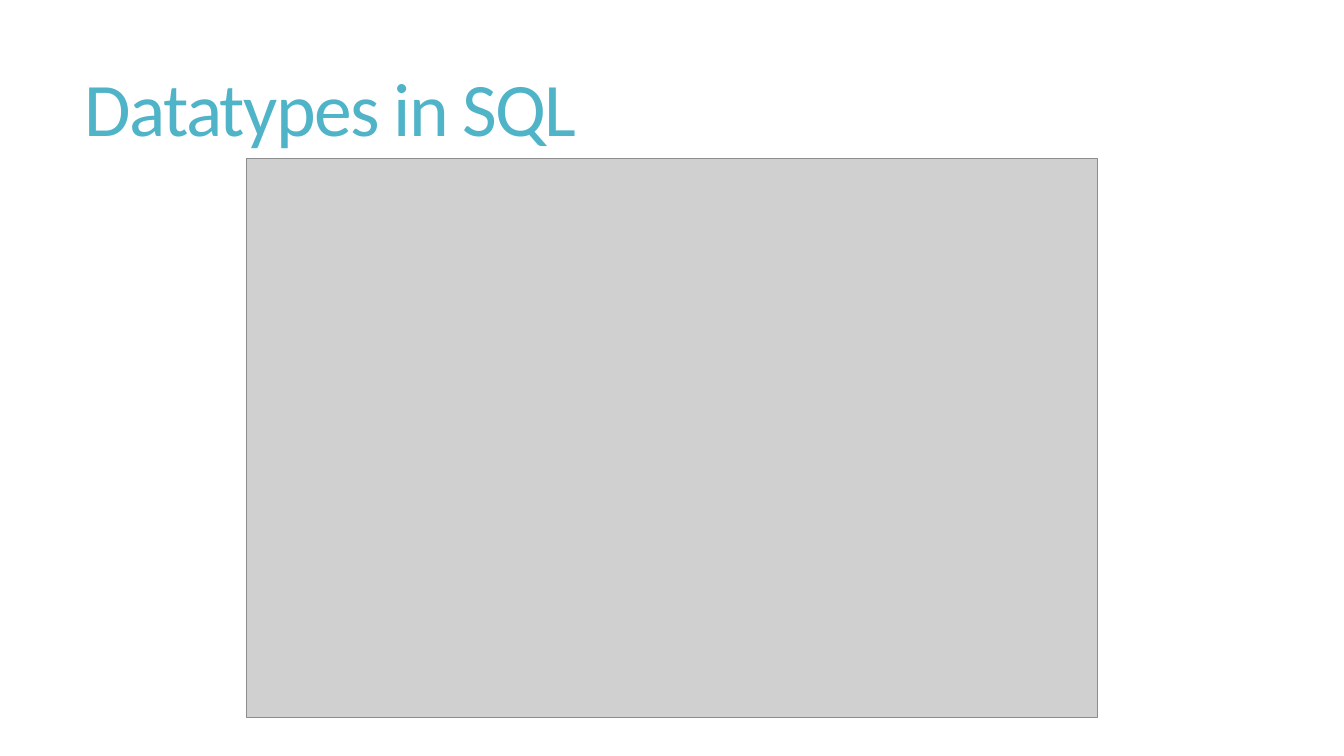
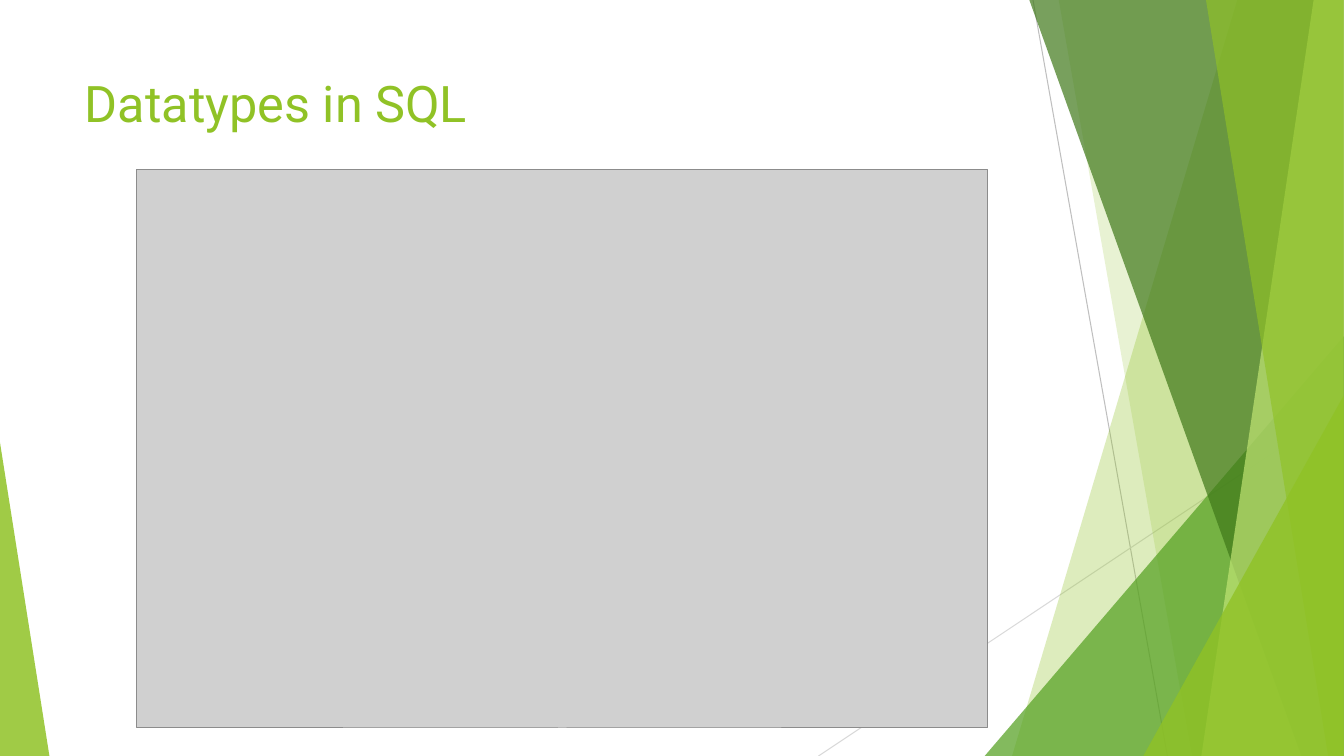
Before and after one commit to ubaid-shah/SQL-repository, a slide deck: slide 4 of SQL-Introduction.pptx. Drawn at 1344x756 pixels with LibreOffice and Linux fonts; fonts in the diff are those of the drawing; grey boxes stand for pictures. Boxes give left, top, right and bottom in pixels: in the first picture for what was removed or moved away, otherwise in the second. Text is boxed around its words. In the diff, an @@ line names an element or a change of style, - is before the commit and + after.

```diff
--- a/SQL-Introduction.pptx
+++ b/SQL-Introduction.pptx
@@ title "Datatypes in SQL" at [85, 85, 467, 133]: size 54 to 36 pt, font Calibri to Roboto, text colour #50B4C8 to #90C226, letter spacing -1.2 to 0 pt; line spacing 0.85 to 1; vertical alignment middle to top @@
@@ picture: place and size @@
-picture at [247, 158, 1098, 717]
+picture at [137, 169, 988, 728]
@@ group added at [0, 0, 1344, 756]: 5 freeform shapes, 3 triangles, 2 lines @@
```
Also in this commit, not shown: 5 other slides changed, 7 slides added, 3 slides removed, 5 other files.
